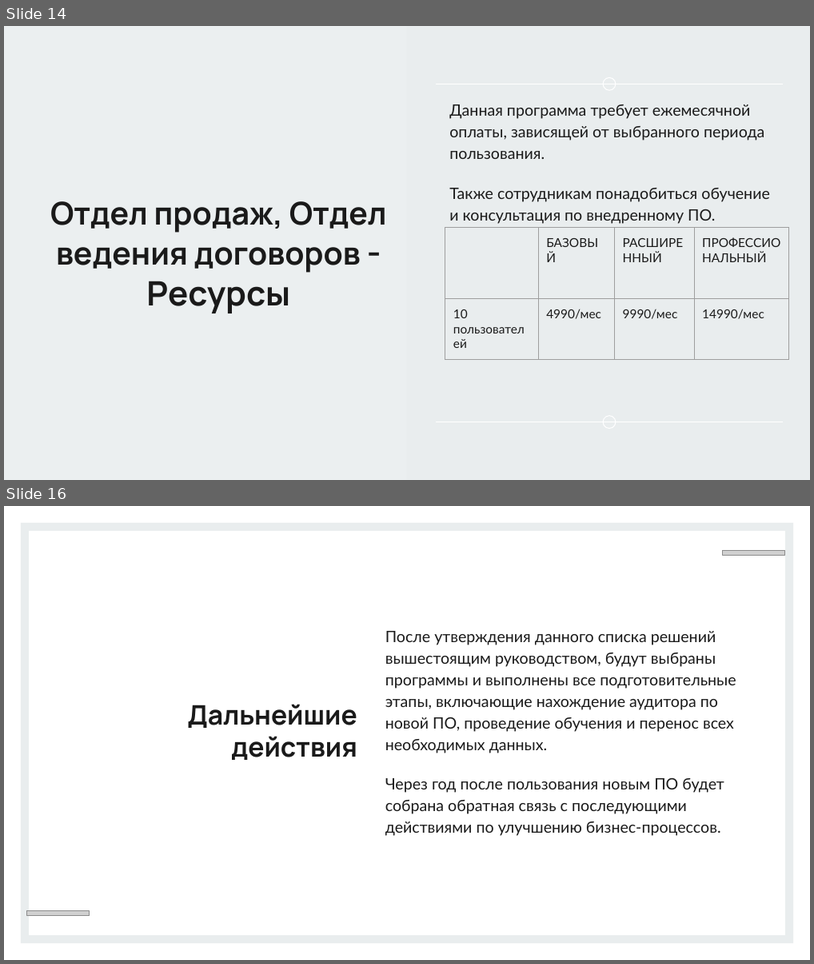
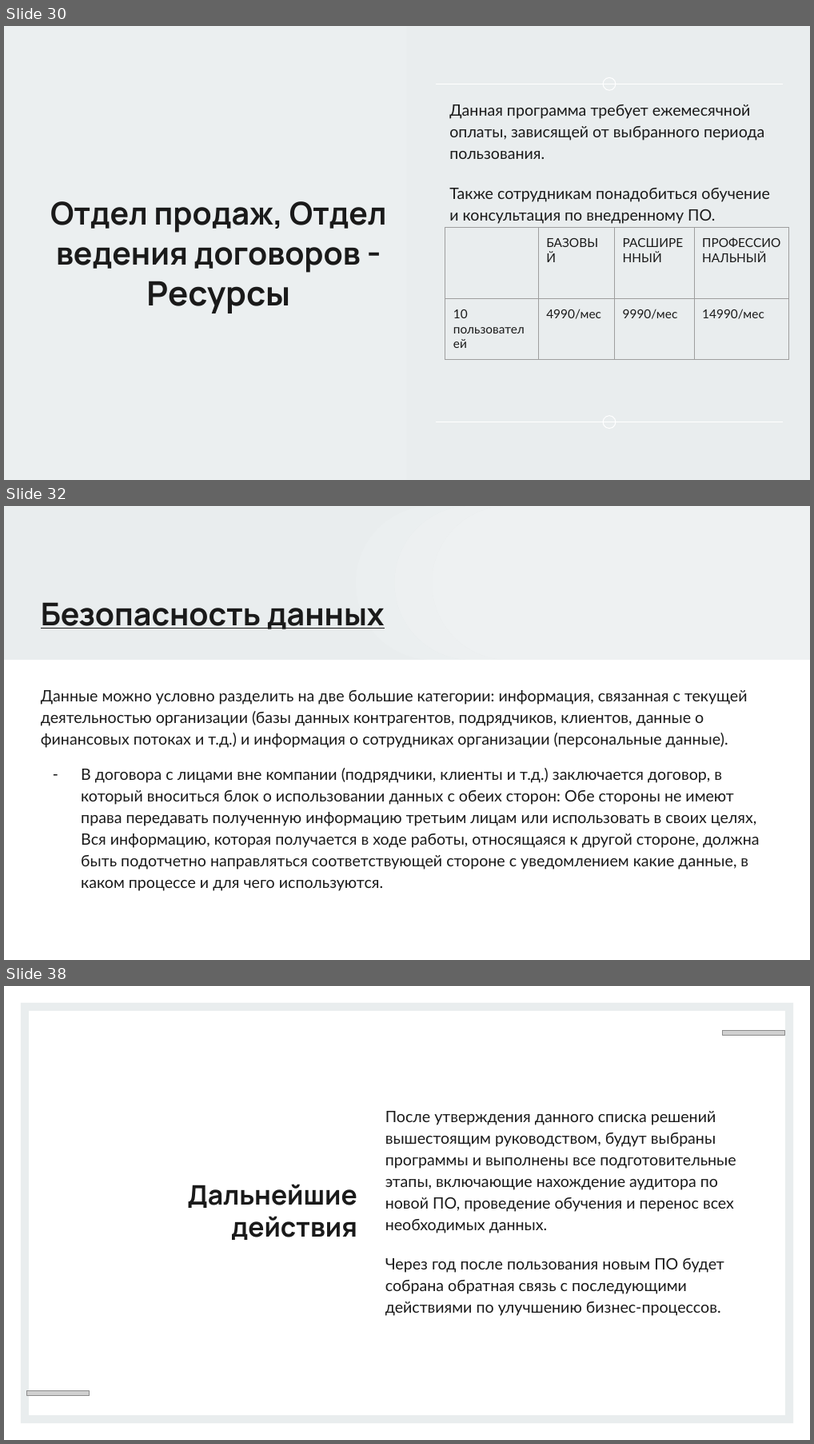
Before and after one commit to Kolonin-Gleb-Studying/SIT, a slide deck: Отчёт об эффективности СИТ студенты/София.pptx. Shown one above the other, each under a label of ours: slides 14 and 16 before the commit, slides 30, 32 and 38 after it; the slides between them are not shown. The pictures are 814x964 and 814x1444 pixels, drawn with LibreOffice and Linux fonts; fonts in the diff are those of the drawing; grey boxes stand for pictures. Boxes give left, top, right and bottom in pixels: in the first picture for what was removed or moved away, otherwise in the second. Text is boxed around its words. In the diff, an @@ line names an element or a change of style, - is before the commit and + after.

```diff
--- a/Отчёт об эффективности СИТ студенты/София.pptx
+++ b/Отчёт об эффективности СИТ студенты/София.pptx
@@ slide 32 added at (4, 506, 810, 960), background #FFFFFF @@
@@ rectangle added at (4, 506, 810, 660), fill #E9EDEE @@
@@ flow chart delay added at (355, 506, 508, 660), fill #E9EDEE @@
@@ flow chart delay added at (355, 506, 508, 660), fill #FFFFFF at 13% opacity @@
@@ flow chart delay added at (395, 506, 547, 660), fill #E9EDEE @@
@@ flow chart delay added at (395, 506, 547, 660), fill #FFFFFF at 19% opacity @@
@@ flow chart delay added at (432, 506, 585, 660), fill #E9EDEE @@
@@ flow chart delay added at (432, 506, 585, 660), fill #FFFFFF at 25% opacity @@
@@ rectangle added at (582, 506, 810, 660), fill #FFFFFF at 25% opacity @@
@@ title added at (41, 602, 385, 629), 28 pt, text #1A1A1A, bold, underline @@
+Безопасность данных
@@ text added at (41, 690, 760, 891), 14 pt, text #1A1A1A @@
+Данные можно условно разделить на две большие категории: информация, связанная с текущей деятельностью организации (базы данных контрагентов, подрядчиков, клиентов, данные о финансовых потоках и т.д.) и информация о сотрудниках организации (персональные данные).
+– В договора с лицами вне компании (подрядчики, клиенты и т.д.) заключается договор, в который вноситься блок о использовании данных с обеих сторон: Обе стороны не имеют права передавать полученную информацию третьим лицам или использовать в своих целях, Вся информацию, которая получается в ходе работы, относящаяся к другой стороне, должна быть подотчетно направляться соответствующей стороне с уведомлением какие данные, в каком процессе и для чего используются.
@@ what was slide 14 is now slide 30 @@
@@ what was slide 16 is now slide 38 @@
```
Also in this commit, not shown: 4 slides changed, 22 other slides added, 1 slide removed, 3 other files.
